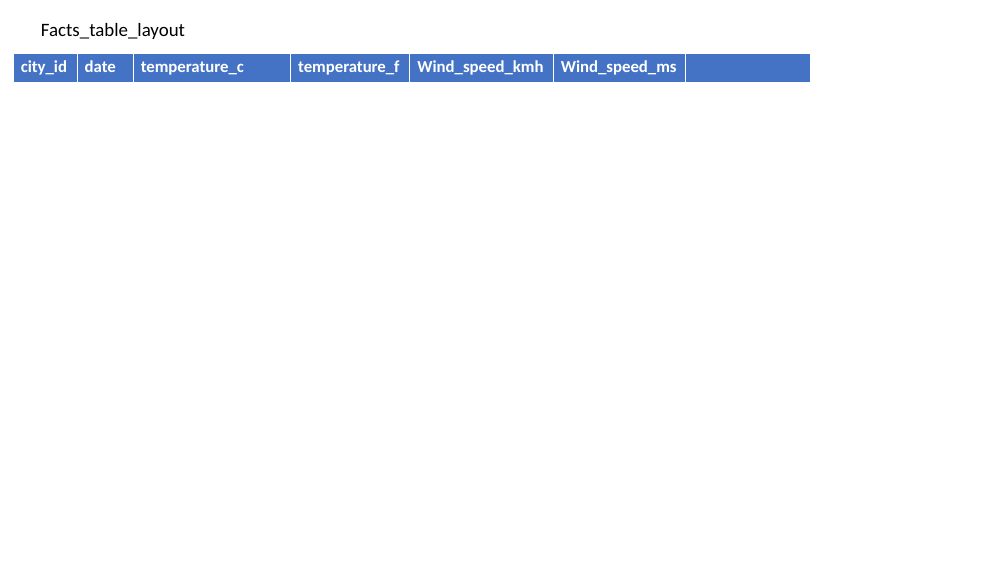
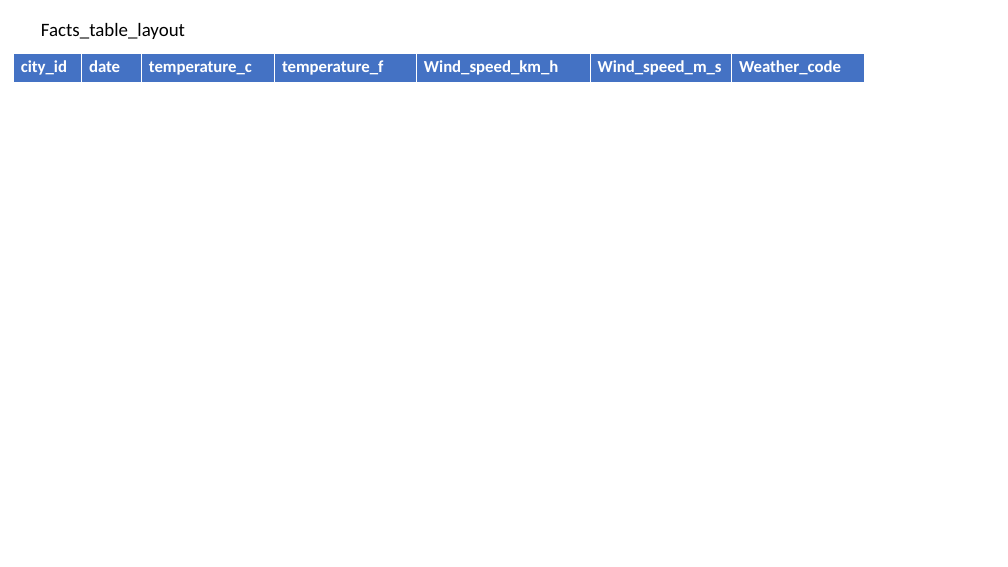
Before and after one commit to gtofadze/weather_data_pipeline, a slide deck: slide 1 of Project_info.pptx. Drawn at 1008x567 pixels with LibreOffice and Linux fonts; fonts in the diff are those of the drawing. Boxes give left, top, right and bottom in pixels: in the first picture for what was removed or moved away, otherwise in the second. Text is boxed around its words. In the diff, an @@ line names an element or a change of style, - is before the commit and + after.

```diff
--- a/Project_info.pptx
+++ b/Project_info.pptx
@@ table at box(14, 53, 865, 84) @@
-row 1: city_id | date | temperature_c | temperature_f | Wind_speed_kmh | Wind_speed_ms | 
+row 1: city_id | date | temperature_c | temperature_f | Wind_speed_km_h | Wind_speed_m_s | Weather_code
@@ table: place and size @@
-table at box(14, 53, 811, 84)
+table at box(14, 53, 865, 84)
```
Also in this commit, not shown: 8 other files.
